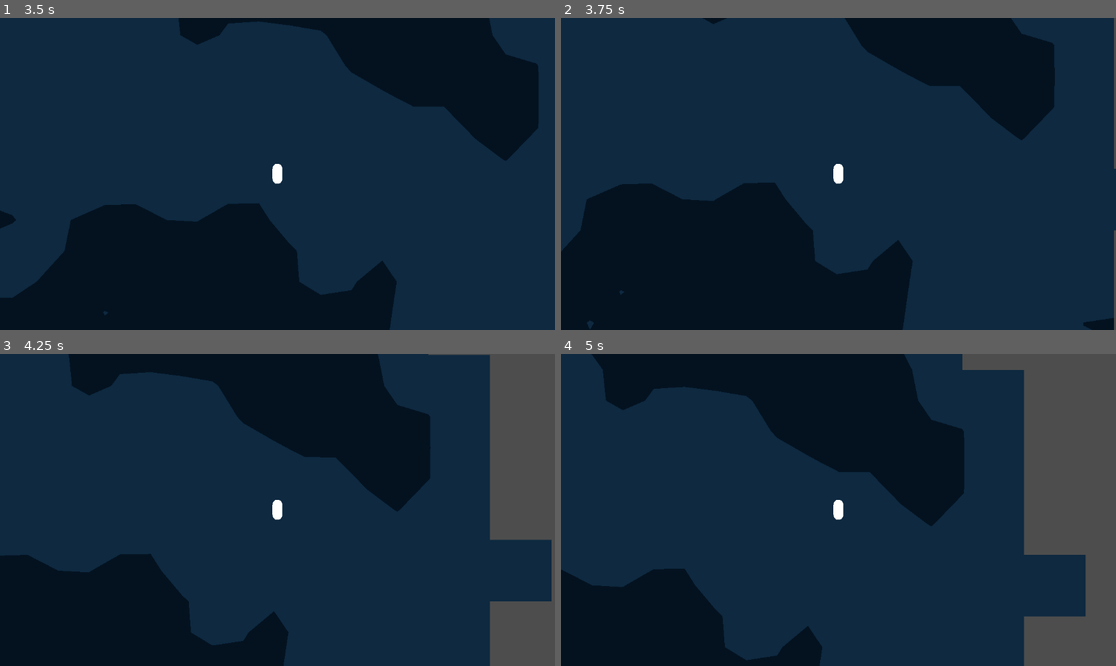
Above: before the commit, frames 1-4 (two rows, left to right).
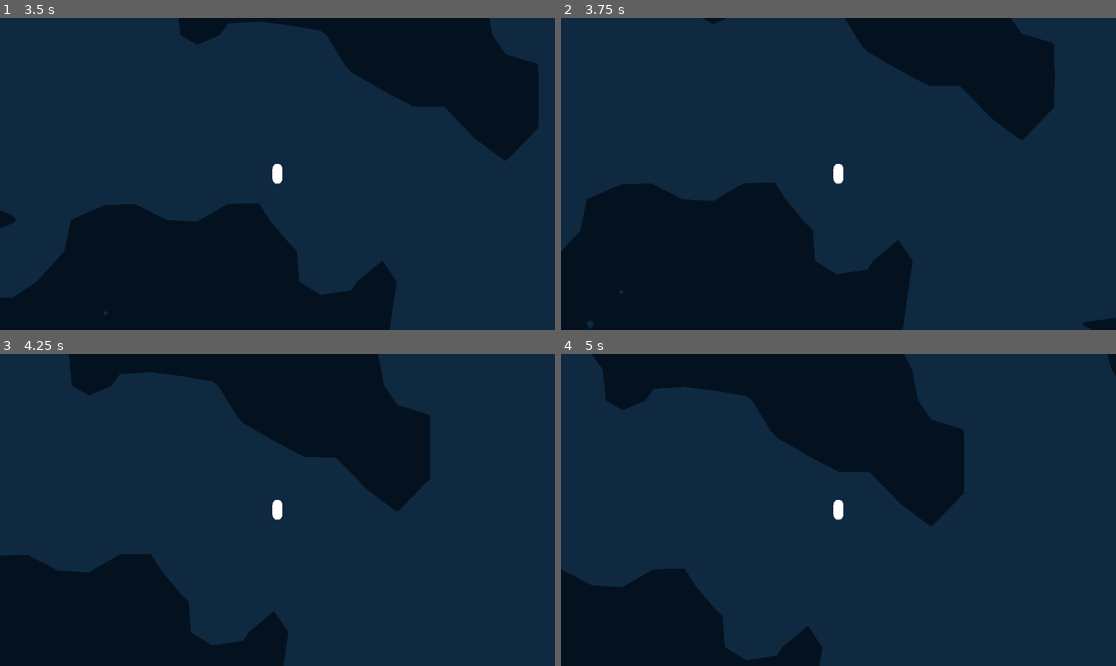
Above: after the commit, the same moments.

Repository: TrevorBuchanan/MyMarchingSquares
Game: Godot game, scene res://scenes/main.tscn
The game is run twice, just before and just after one commit, with the same random seed, the same clock (stepped at 60 frames per second) and the same inputs.
Inputs:
- Up to frame 1 (3.5 s): tap Enter at 0.5 s; hold D (right) 0.53-1.28 s; tap Space (jump) at 0.77, 1.52, 3.02 s; hold A (left) 1.28-2.03 s; hold D (right) from 2.03 s (still down)
- Up to frame 2 (3.75 s): release D (right) at 3.53 s; hold A (left) from 3.53 s (still down)
- Up to frame 3 (4.25 s): keep holding A (left); tap Space (jump) at 3.77 s
- Up to frame 4 (5 s): keep holding A (left); tap Space (jump) at 4.52 s

Frame 1 is identical in both runs. In frame 2, 0.3% of the frame differs, in the area x 99-100%, y 0-100%; in frame 3, 9.6%; in frame 4, 15%, in the area x 72-100%, y 0-100%.

Commit message:
Bad chunk unloading

Diff:
--- a/scripts/chunk.gd
+++ b/scripts/chunk.gd
@@ -3,7 +3,8 @@
 # Define properties
 var source_position : Vector2
 var chunk_object : Node2D
-
+var loaded : bool = false
+var saved_data
 
 # Constructor
 func _init(source_pos : Vector2, chunk_scene : PackedScene, size : int, step_size : int):
@@ -13,6 +14,7 @@
 	chunk_object.width = size
 	chunk_object.height = size
 	chunk_object.grid_size = step_size
+	loaded = true
 
 
 # Method to get the chunk content object
@@ -25,12 +27,20 @@
 	return source_position
 
 
-func create_content(content_type : Node2D) -> Node2D:
-	print("Creating content for")
-	print(source_position)
-	return chunk_object
+func load_content(chunk_scene : PackedScene, size : int, step_size : int):
+	loaded = true
+	self.chunk_object = chunk_scene.instantiate()
+	chunk_object.source_position = source_position
+	chunk_object.width = size
+	chunk_object.height = size
+	chunk_object.grid_size = step_size
 
 
-func load_content():
-	print("Loading content for")
-	print(source_position)
+func unload_content():
+	chunk_object.queue_free()
+	chunk_object = null
+	loaded = false
+
+
+func save_object_content():
+	var saved_data = chunk_object.compact_data_to_list()
--- a/scripts/chunks_manager.gd
+++ b/scripts/chunks_manager.gd
@@ -16,16 +16,13 @@
 # Called when the node enters the scene tree for the first time.
 func _ready():
 	if viewer:
-		# load surrounding chunks
-		current_chunk_pos = get_chunk_pos(viewer.position)
 		load_surrounding_chunks()
 	else:
 		print("No active viewer found")
-		return
-		# load no chunks
 
 
 func load_surrounding_chunks() -> void:
+	current_chunk_pos = get_chunk_pos(viewer.position)
 	load_chunk(current_chunk_pos)
 	# first load viwers chunks
 	var layer: int = 1
@@ -34,6 +31,7 @@
 		var offset_chunk : Vector2 = Vector2(current_chunk_pos.x + (layer * chunk_size), current_chunk_pos.y + (layer * chunk_size))
 		if current_chunk_pos.distance_to(offset_chunk) <= render_distance * chunk_size:
 			load_chunk(offset_chunk)
+
 		for i in range(edge_dist):
 			offset_chunk.y -= chunk_size
 			if current_chunk_pos.distance_to(offset_chunk) <= render_distance * chunk_size:
@@ -61,10 +59,10 @@
 func load_chunk(source_pos : Vector2) -> void:
 	# Check if chunk data has been saved in cache
 	if cached_chunks.has(source_pos):
-		# if so then reload it
-		#cached_chunks[source_pos].load_content()
-		#add_child(cached_chunks[source_pos].get_chunk_object())
-		pass
+		var to_load_chunk : Chunk = cached_chunks[source_pos]
+		if not to_load_chunk.loaded:
+			to_load_chunk.load_content(chunk_type, chunk_size, step_size)
+			visible_chucks.append(cached_chunks[source_pos])
 	# otherwise go to load new chunk
 	else:
 		load_new_chuck(source_pos)
@@ -72,8 +70,8 @@
 
 func load_new_chuck(source_pos : Vector2) -> void:
 	# Load new chunk and save chunk
-	print(source_pos)
 	cached_chunks[source_pos] = Chunk.new(source_pos, chunk_type, chunk_size, step_size)
+	visible_chucks.append(cached_chunks[source_pos])
 	add_child(cached_chunks[source_pos].get_chunk_object())
 
 
@@ -82,7 +80,11 @@
 	#pass
 
 func unload_out_of_range_chunks():
-	pass
+
+	for chunk in visible_chucks:
+		if chunk.source_position.distance_to(current_chunk_pos) > render_distance * chunk_size:
+			chunk.unload_content()
+			visible_chucks.erase(chunk)
 
 func unload_chunk():
 	# Remove chunk from list of chunks in view
--- a/scripts/marching_squares.gd
+++ b/scripts/marching_squares.gd
@@ -29,13 +29,6 @@
 
 # Called when the node enters the scene tree for the first time.
 func _ready():
-	#print("Class variables and their values:")
-	#var property_list = get_property_list()
-	#for property in property_list:
-		#var name = property.name
-		#var value = get(name)
-		#print(name, ":", value)
-
 	position = source_position
 	var mesh = make_marching_squares_mesh()
 	if mesh:
@@ -237,6 +230,9 @@
 	return lerp(0, grid_size, amt)
 
 
+func compact_data_to_list() -> Array:
+	return []
+
 func _process(_delta):
 	#queue_redraw()
 	pass
